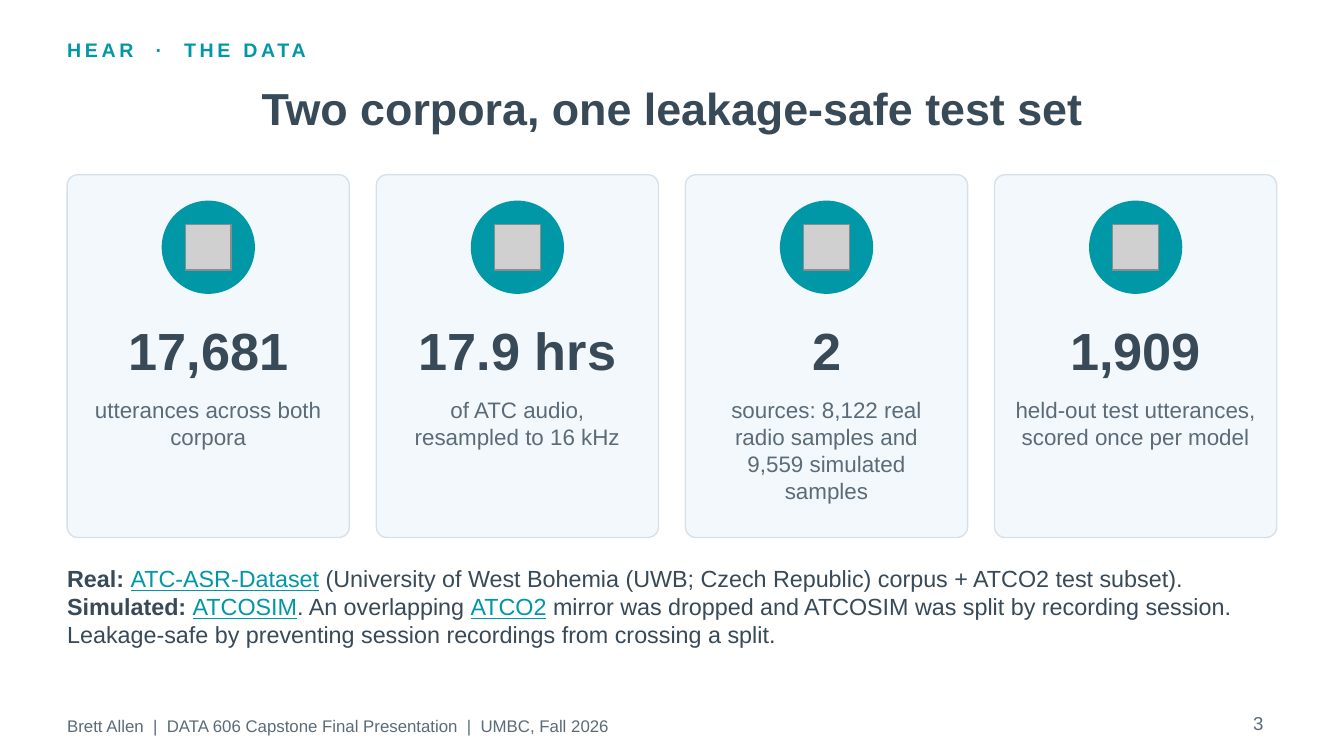
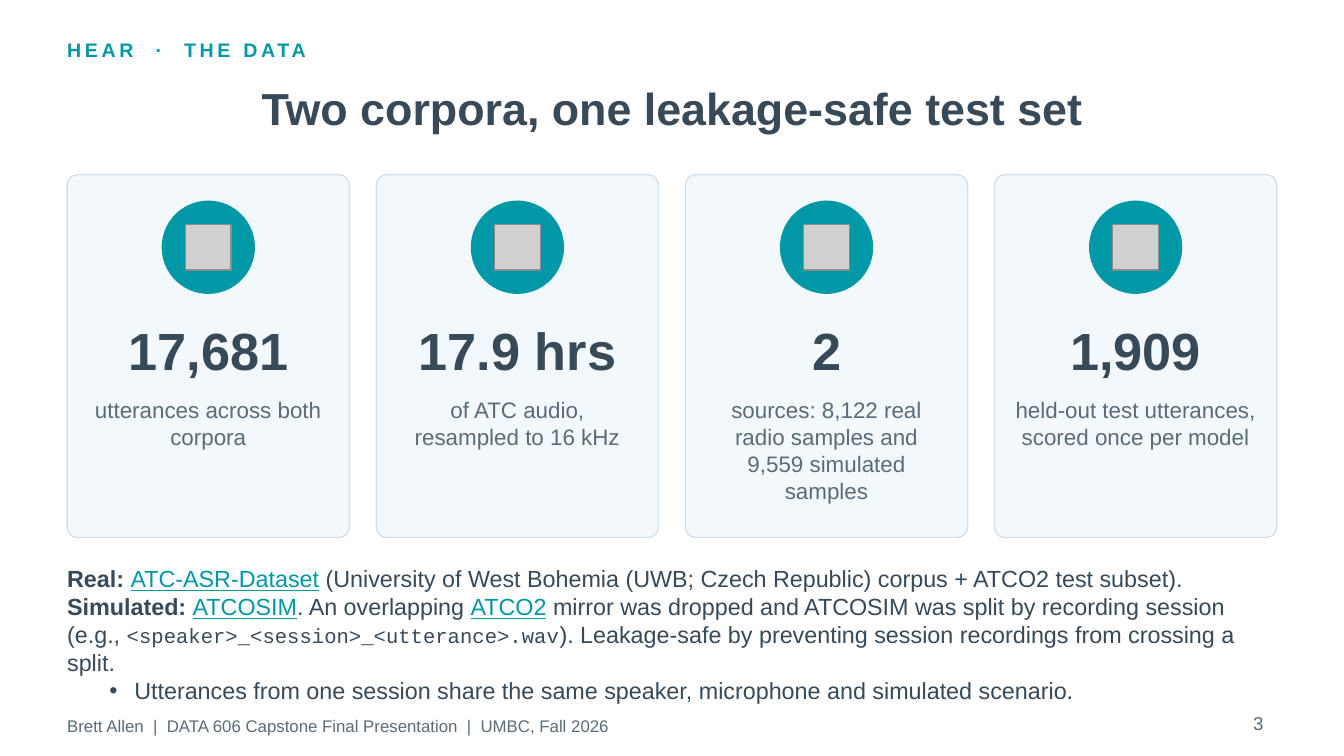
Before and after one commit to BrettFX/UMBC-DATA606-Capstone, a slide deck: slide 3 of docs/Allen_DATA_606_Capstone_Final.pptx. Drawn at 1344x756 pixels with LibreOffice and Linux fonts; fonts in the diff are those of the drawing; grey boxes stand for pictures. Boxes give left, top, right and bottom in pixels: in the first picture for what was removed or moved away, otherwise in the second. Text is boxed around its words. In the diff, an @@ line names an element or a change of style, - is before the commit and + after.

```diff
--- a/docs/Allen_DATA_606_Capstone_Final.pptx
+++ b/docs/Allen_DATA_606_Capstone_Final.pptx
@@ text at [67, 598, 1234, 704]: text changed @@
-Simulated: ATCOSIM. An overlapping ATCO2 mirror was dropped and ATCOSIM was split by recording session. Leakage-safe by preventing session recordings from crossing a split.
+Simulated: ATCOSIM. An overlapping ATCO2 mirror was dropped and ATCOSIM was split by recording session (e.g., <speaker>_<session>_<utterance>.wav). Leakage-safe by preventing session recordings from crossing a split.
+• Utterances from one session share the same speaker, microphone and simulated scenario.
```
Also in this commit, not shown: 5 other slides changed.
